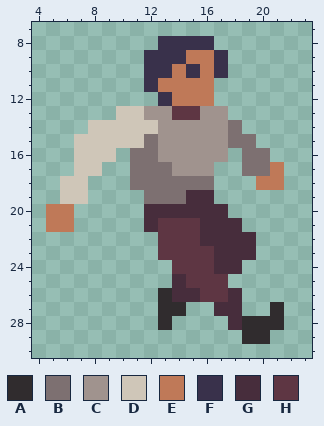
One commit to this pixel-art file: res/player-fall.ase. Above is the file before it was changed.
32x32 pixels, 1 frame. Shown: x 4..23, y 7..30.
Palette (. is transparent): A #302c2e  B #7d7071  C #a0938e  D #cfc6b8  E #bf7958  F #39314b  G #472d3c  H #5e3643
Pixels before, first column x 5:
 8 ........FFFF.....
 9 .......FFFEEF....
10 .......FFEFEF....
11 .......FEEEE.....
12 ........FEEE.....
13 .....DDCCHHCC....
14 ...DDDDDCCCCCB...
15 ..DDDDDBCCCCCBB..
16 ..DDD.BBCCCCC.BB.
17 ..DD..BBBCCC..BBE
18 .DD...BBBBBB...EE
19 .DD....BBBGG.....
20 EE.....GGGGGG....
21 EE.....GHHHGGG...
22 ........HHHGGGG..
23 ........HHHHGGG..
24 .........HHHGG...
25 .........GHHH....
26 ........AGGHHG...
27 ........AA..GG..A
28 ........A....GAAA
29 ..............AA.
After:
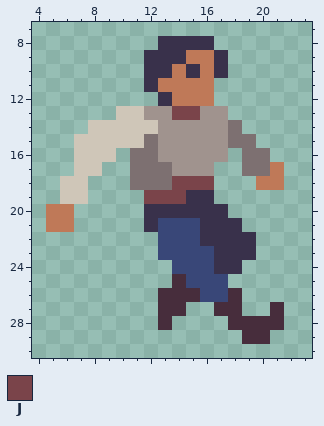
Colours new in this view: J #7a444a
Diff:
{"colour":"H","old":"#5e3643","new":"#394778"}
{"y":13,"x":14,"old":"HH","new":"JJ"}
{"y":18,"x":14,"old":"BBB","new":"JJJ"}
{"y":19,"x":12,"old":"BBBGG","new":"JJJFF"}
{"y":20,"x":12,"old":"GGGGGG","new":"FFFFFF"}
{"y":21,"x":12,"old":"G","new":"F"}
{"y":21,"x":16,"old":"GGG","new":"FFF"}
{"y":22,"x":16,"old":"GGGG","new":"FFFF"}
{"y":23,"x":17,"old":"GGG","new":"FFF"}
{"y":24,"x":17,"old":"GG","new":"FF"}
{"y":26,"x":13,"old":"A","new":"G"}
{"y":27,"x":13,"old":"AA","new":"GG"}
{"y":27,"x":21,"old":"A","new":"G"}
{"y":28,"x":13,"old":"A","new":"G"}
{"y":28,"x":19,"old":"AAA","new":"GGG"}
{"y":29,"x":19,"old":"AA","new":"GG"}
{"label":"changed","picture_box":[144,106,284,344]}
